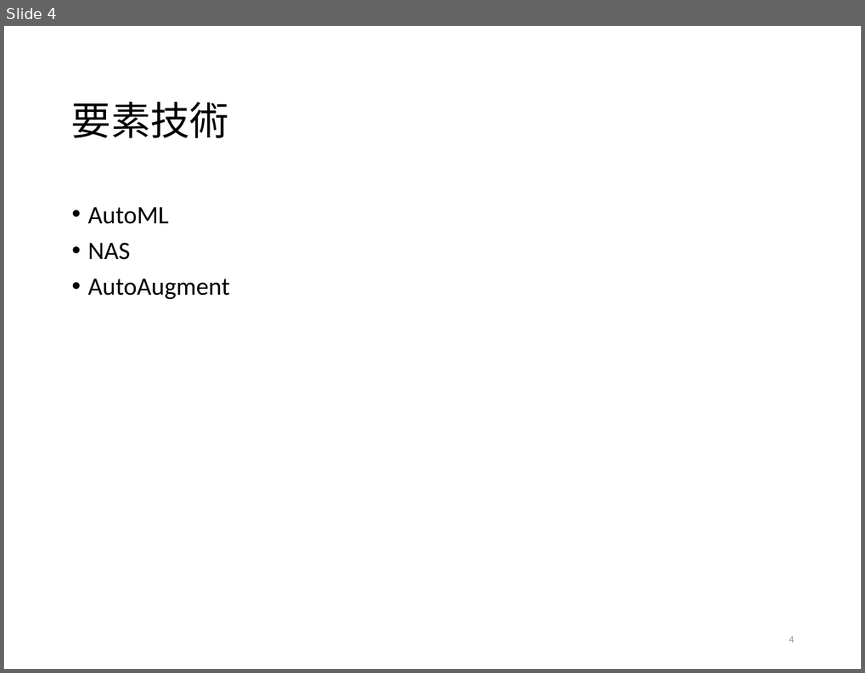
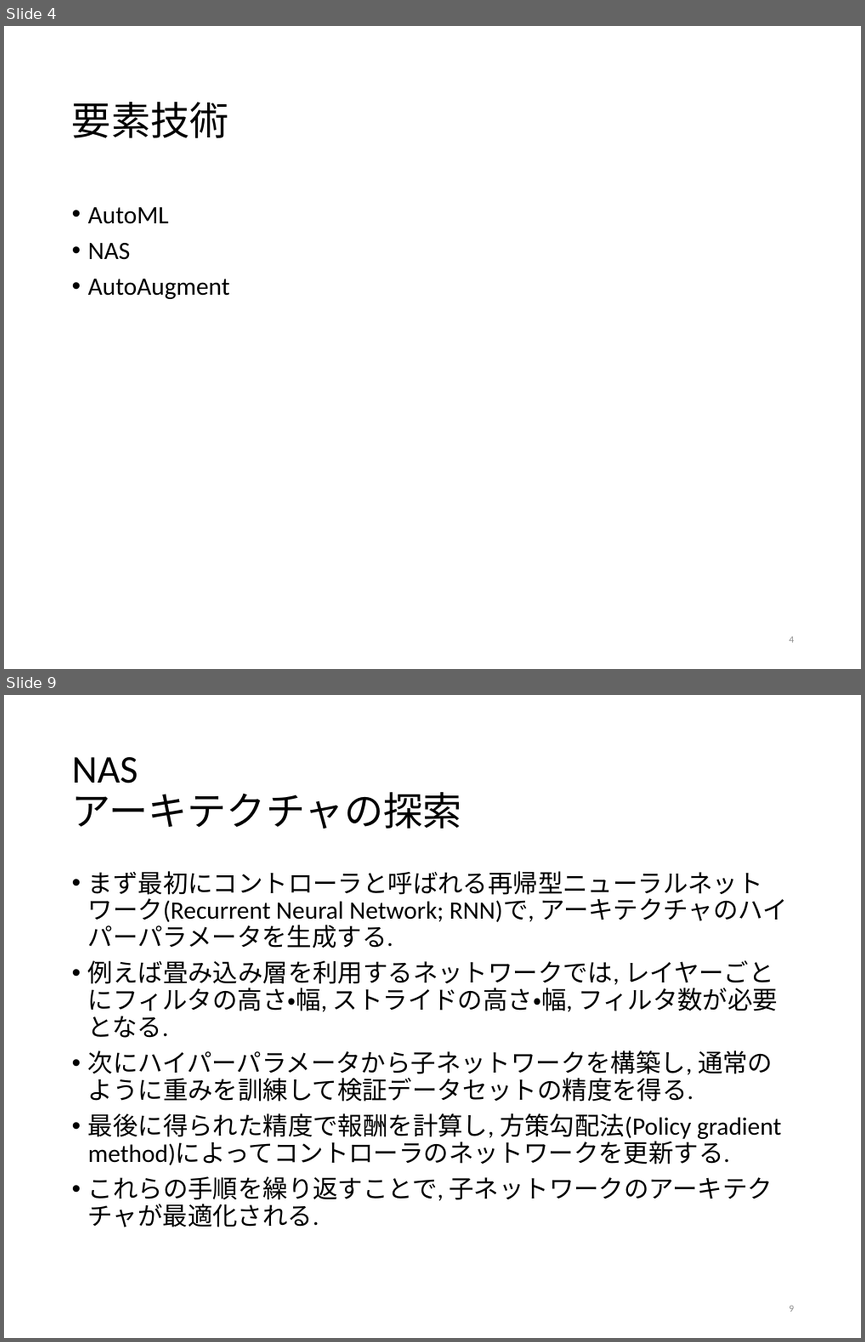
Before and after one commit to tatsuya-sugiyama/WeeklyReport, a slide deck: report/2020前期/2020sugiyama.pptx. Shown one above the other, each under a label of ours: slide 4 before the commit, slides 4 and 9 after it; the slides between them are not shown. The pictures are 865x673 and 865x1342 pixels, drawn with LibreOffice and Linux fonts; fonts in the diff are those of the drawing. Boxes give left, top, right and bottom in pixels: in the first picture for what was removed or moved away, otherwise in the second. Text is boxed around its words. In the diff, an @@ line names an element or a change of style, - is before the commit and + after.

```diff
--- a/report/2020前期/2020sugiyama.pptx
+++ b/report/2020前期/2020sugiyama.pptx
@@ slide 9 added at [4, 695, 861, 1338], background #FFFFFF @@
@@ title added at [72, 757, 462, 828], 33 pt, text #000000 @@
+NAS
+アーキテクチャの探索
@@ text added at [88, 871, 787, 1227], 21 pt, text #000000 @@
+• まず最初にコントローラと呼ばれる再帰型ニューラルネットワーク(Recurrent Neural Network; RNN)で, アーキテクチャのハイパーパラメータを生成する.
+• 例えば畳み込み層を利用するネットワークでは, レイヤーごとにフィルタの高さ・幅, ストライドの高さ・幅, フィルタ数が必要となる.
+• 次にハイパーパラメータから子ネットワークを構築し, 通常のように重みを訓練して検証データセットの精度を得る.
+• 最後に得られた精度で報酬を計算し, 方策勾配法(Policy gradient method)によってコントローラのネットワークを更新する.
+• これらの手順を繰り返すことで, 子ネットワークのアーキテクチャが最適化される.
@@ page number added at [789, 1304, 794, 1311], 8.2 pt, text #8C8C8C @@
+9
```
Also in this commit, not shown: 5 slides changed, 13 other slides added, 2 slides removed.
